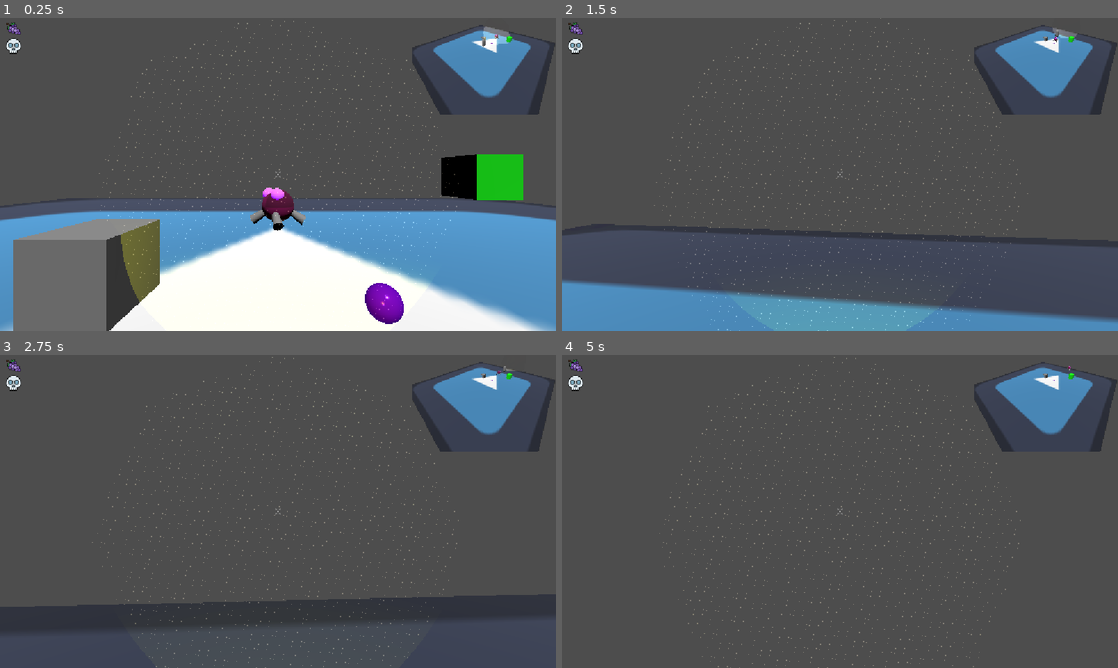
Above: before the commit, frames 1-4 (two rows, left to right).
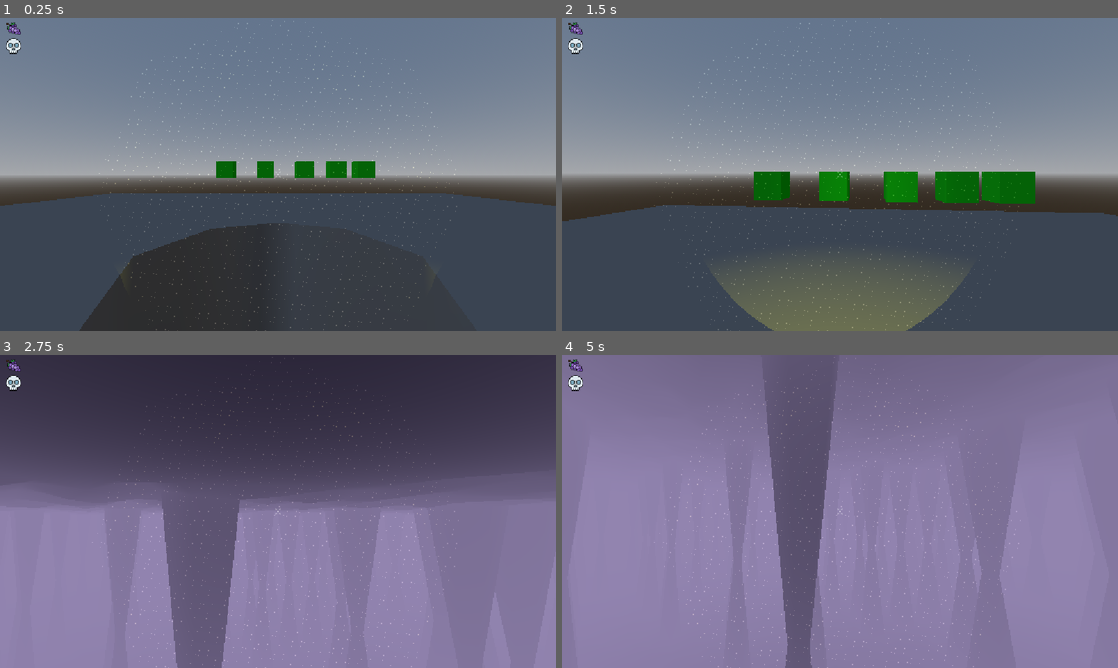
Above: after the commit, the same moments.

Repository: BrokHoly/spark-them-all
Game: Godot game, scene res://levels/hub.tscn
Same seed, same stepped clock (60 frames per second), same inputs: the game is played once before the commit and once after it. Before the commit the project starts from res://levels/sand_box.tscn. The engine's default icon, where the game draws it, is replaced by a stand-in: a white triangle on a blue panel in a dark square.
Inputs (mouse positions are in pixels of both pictures, inside the frame that each line leads up to):
- Up to frame 1 (0.25 s): no input
- Up to frame 2 (1.5 s): move the mouse to (867, 174) at 0.52 s; hold F (interact) 0.53-1.28 s; hold W (move_forward) from 0.53 s (still down); tap Space (jump) at 0.77 s; move the mouse to (812, 174) at 1.27 s; click (812, 174) at 1.35 s
- Up to frame 3 (2.75 s): keep holding W (move_forward); tap Space (jump) at 1.52 s; tap F (interact) at 1.55 s; move the mouse to (289, 505) at 2.02 s; hold F (interact) from 2.03 s (still down)
- Up to frame 4 (5 s): keep holding W (move_forward); move the mouse to (834, 517) at 2.77 s; release F (interact) at 2.78 s; tap Ctrl (sprint) at 2.85 s; tap Space (jump) at 3.02, 3.77, 4.52 s; tap F (interact) at 3.05, 4.55 s; move the mouse to (878, 514) at 3.52 s; hold F (interact) 3.53-4.28 s; move the mouse to (795, 508) at 4.27 s; click (795, 508) at 4.35 s

The runs differ from the first frame. In frame 1, 92% of the frame differs, in the area x 0-100%, y 0-100%; in frame 2, 71%; in frame 3, 83%; in frame 4, 100%.

Commit message:
not working for now, but we're on the good way

Diff:
--- a/interactables/button/button.gd
+++ b/interactables/button/button.gd
@@ -1,6 +1,8 @@
 extends Interactable
 
 @onready var mesh: MeshInstance3D = $CollisionShape3D/MeshInstance3D
+@export var effect: ButtonEffect
+
 var material
 
 func _ready():
@@ -16,6 +18,10 @@
 		is_pressed = true
 	_update_visual()
 	_trigger_targets()
+	print("Pressed")
+	if effect:
+		print("Yep effect")
+		effect.apply(player)
 
 func _update_visual():
 	if not enable:
--- /dev/null
+++ b/interactables/button_effect.gd
@@ -0,0 +1,5 @@
+extends Resource
+class_name ButtonEffect
+
+func apply(player:Player):
+	pass
--- /dev/null
+++ b/interactables/buttons_effect/increase_range.gd
@@ -0,0 +1,12 @@
+extends ButtonEffect
+class_name IncreaseRange
+
+const MAX_INCREASE = 5
+const STAT_NAME = "range_multiplier"
+
+func apply(player:Player):
+	if not player.STATS.get(STAT_NAME):
+		player.STATS.set(STAT_NAME, 1)
+	else :
+		player.STATS.set(STAT_NAME,player.STATS.get(STAT_NAME)+1)
+	print("Increase " + STAT_NAME + " to " + player.get(STAT_NAME))
--- a/levels/hub.tscn
+++ b/levels/hub.tscn
@@ -2,7 +2,12 @@
 
 [ext_resource type="PackedScene" uid="uid://crhr55ln80al5" path="res://characters/player/player.tscn" id="1_o0vtm"]
 [ext_resource type="PackedScene" uid="uid://baxchawcmx2an" path="res://interactables/button/button.tscn" id="2_3l3id"]
+[ext_resource type="Script" uid="uid://bryphgw7kceyb" path="res://interactables/buttons_effect/increase_range.gd" id="3_n4a6k"]
 [ext_resource type="Script" uid="uid://bbhgf6hr285ay" path="res://levels/hole_level.gd" id="3_tm4tk"]
+
+[sub_resource type="Resource" id="Resource_g0rof"]
+script = ExtResource("3_n4a6k")
+metadata/_custom_type_script = "uid://bryphgw7kceyb"
 
 [sub_resource type="ProceduralSkyMaterial" id="ProceduralSkyMaterial_3l3id"]
 
@@ -44,6 +49,9 @@
 
 [node name="Button" parent="Node3D" unique_id=1765601522 instance=ExtResource("2_3l3id")]
 transform = Transform3D(1, 0, 0, 0, 1, 0, 0, 0, 1, 5.11331, 1.7097201, -8.032068)
+effect = SubResource("Resource_g0rof")
+toggle_mode = false
+auto_reset_time = 0.3
 
 [node name="Button2" parent="Node3D" unique_id=1871314834 instance=ExtResource("2_3l3id")]
 transform = Transform3D(1, 0, 0, 0, 1, 0, 0, 0, 1, -3.102934, 1.7097201, -8.032068)
--- a/project.godot
+++ b/project.godot
@@ -11,7 +11,7 @@
 [application]
 
 config/name="SparkThemAll"
-run/main_scene="uid://p6q51xwi2agp"
+run/main_scene="uid://bkx628iow4cs5"
 config/features=PackedStringArray("4.6", "Forward Plus")
 config/icon="res://icon.svg"
 
Not shown, added: interactables/button_effect.gd.uid
Not shown, added: interactables/buttons_effect/increase_range.gd.uid
